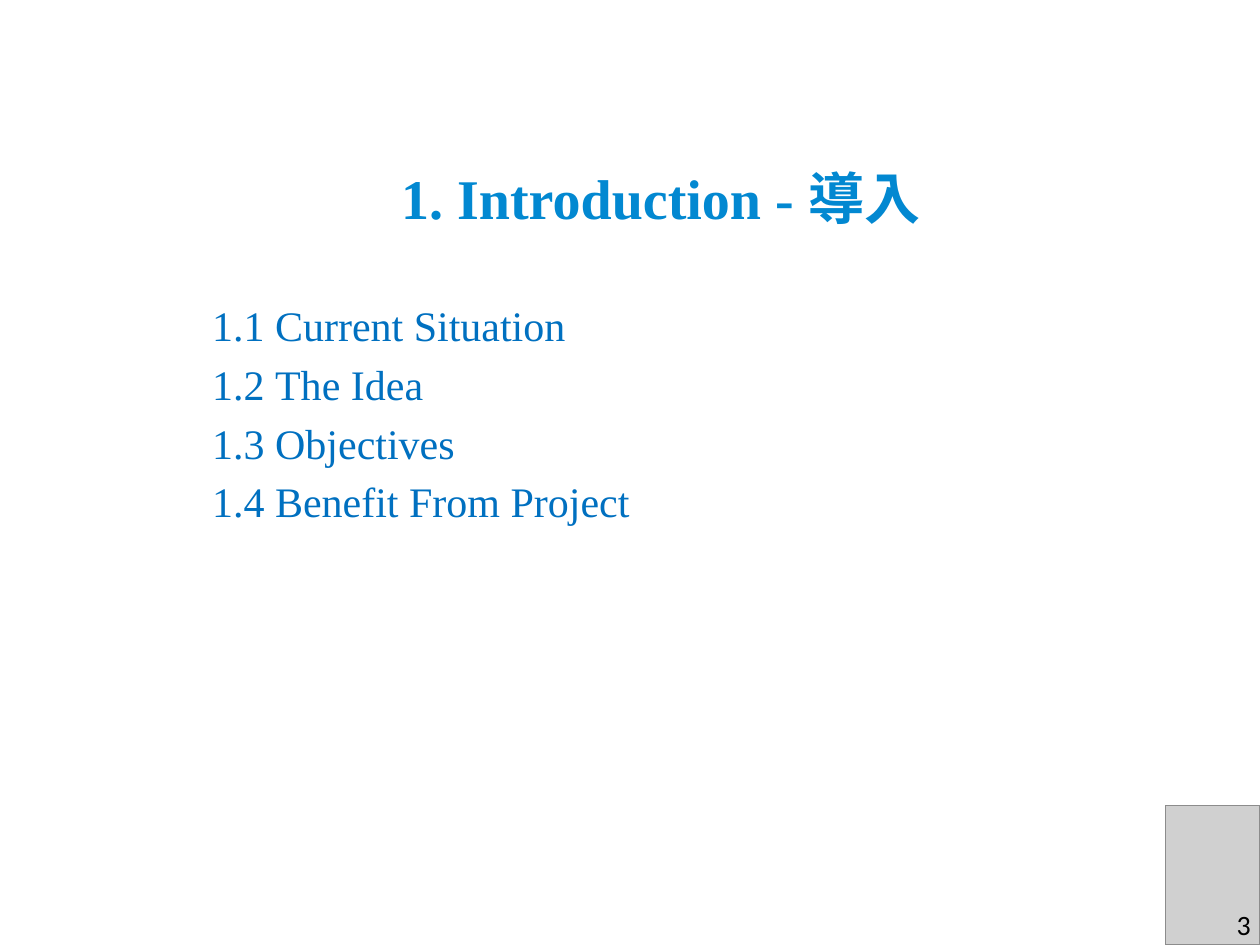
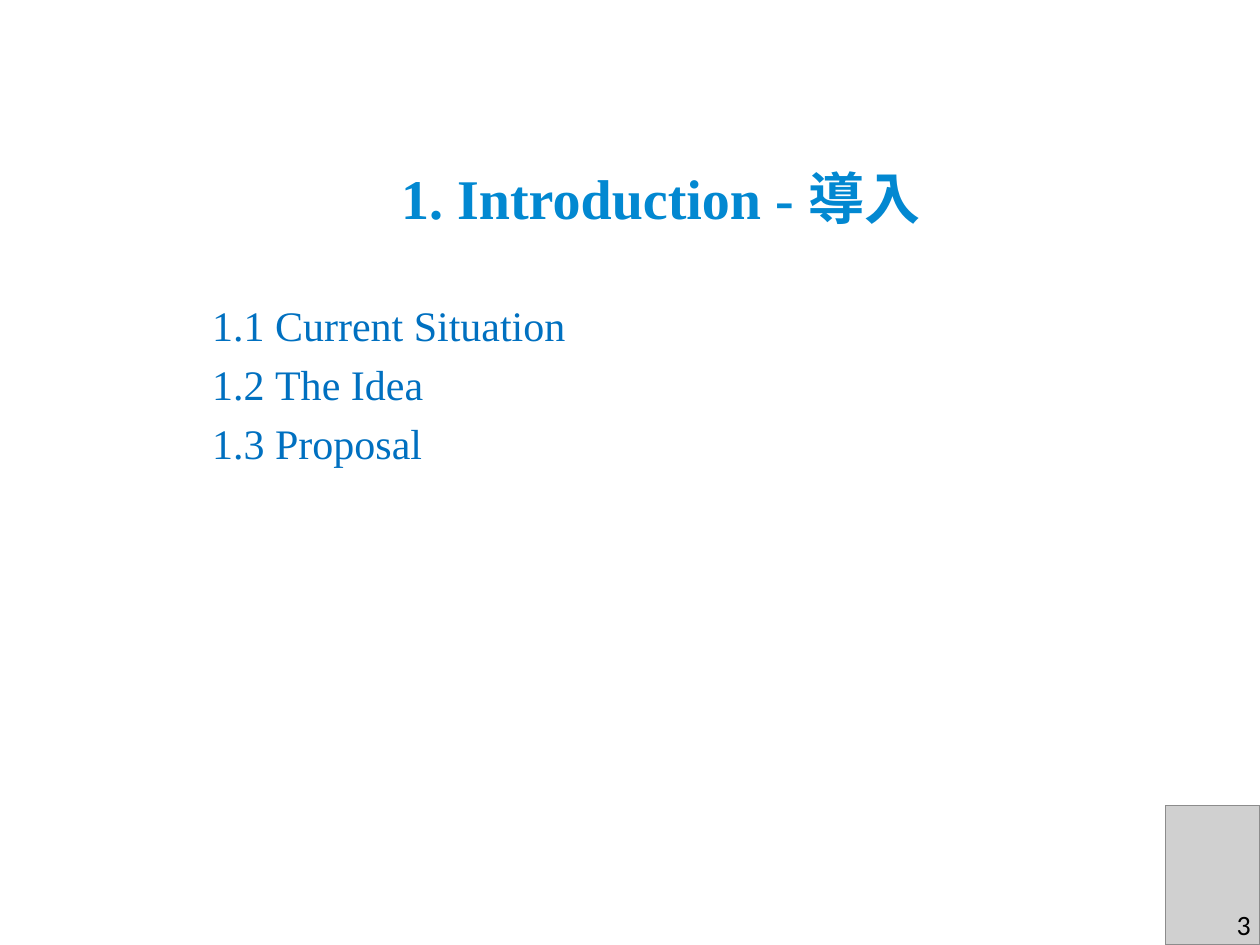
Before and after one commit to sangnvus/2015FALLJS01, a slide deck: slide 6 of WIP/Documents/Report 6/DDL_Slide_v1.1.pptx. Drawn at 1260x945 pixels with LibreOffice and Linux fonts; fonts in the diff are those of the drawing; grey boxes stand for pictures; background and template pictures are left out. Boxes give left, top, right and bottom in pixels: in the first picture for what was removed or moved away, otherwise in the second. Text is boxed around its words. In the diff, an @@ line names an element or a change of style, - is before the commit and + after.

```diff
--- a/WIP/Documents/Report 6/DDL_Slide_v1.1.pptx
+++ b/WIP/Documents/Report 6/DDL_Slide_v1.1.pptx
@@ text at (x1=212, y1=430, x2=422, y2=468): text changed @@
-1.3 Objectives
-1.4 Benefit From Project
+1.3 Proposal
```
Also in this commit, not shown: 12 other slides changed.
